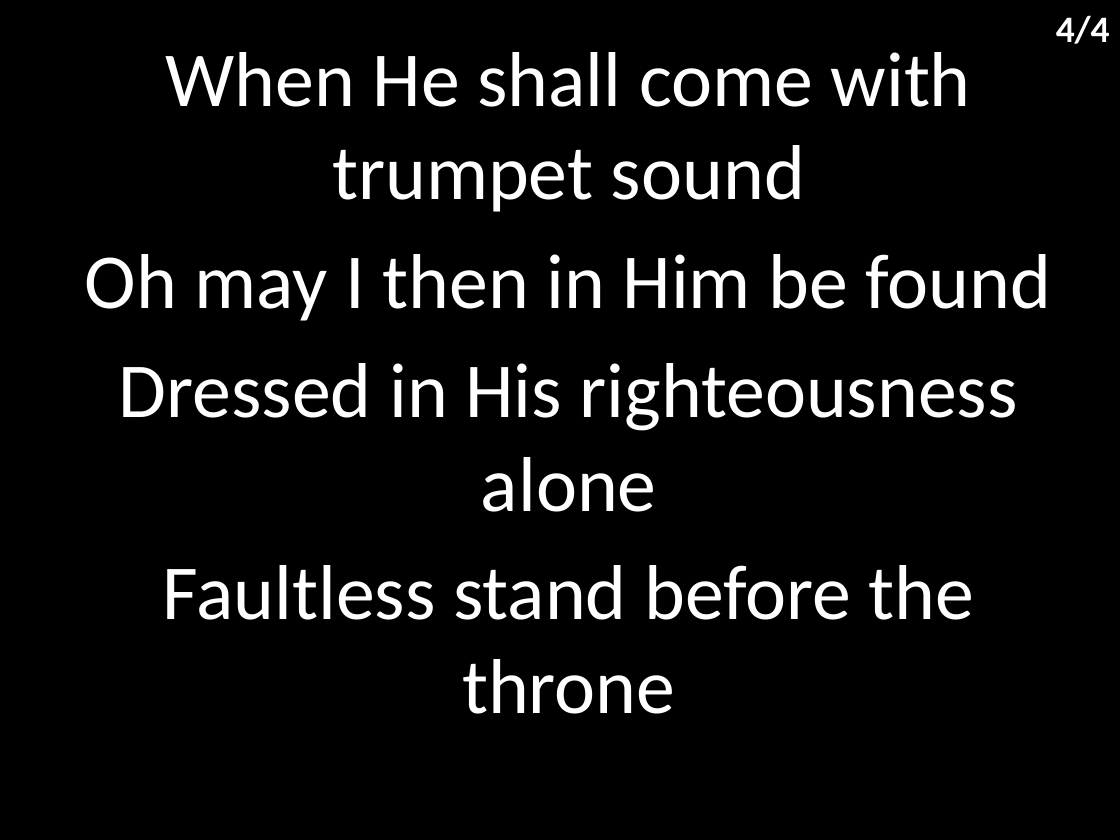
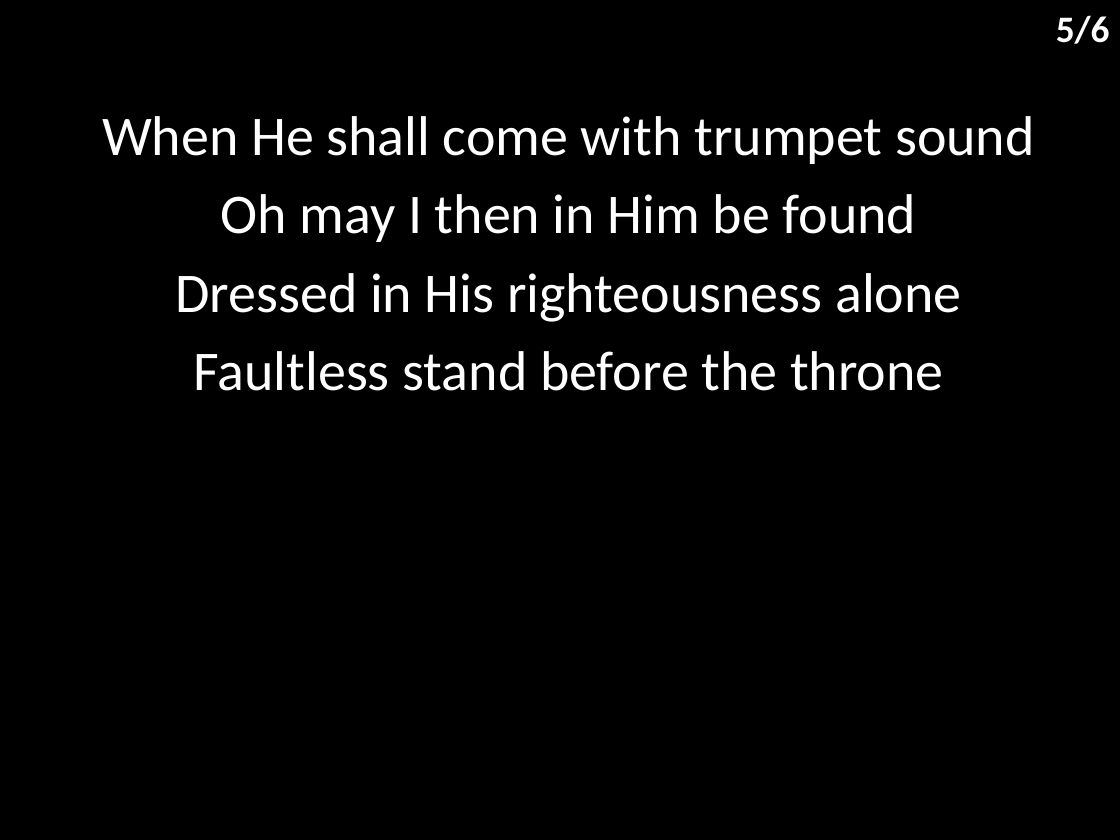
Before and after one commit to hoo-are-ya/worship, a slide deck: slide 6 of docs/songs/conerstone.pptx (slide 5 before the commit). Drawn at 1120x840 pixels with LibreOffice and Linux fonts; fonts in the diff are those of the drawing. Boxes give left, top, right and bottom in pixels: in the first picture for what was removed or moved away, otherwise in the second. Text is boxed around its words. In the diff, an @@ line names an element or a change of style, - is before the commit and + after.

```diff
--- a/docs/songs/conerstone.pptx
+++ b/docs/songs/conerstone.pptx
@@ text at bbox=[1056, 15, 1110, 44]: text changed @@
-4/4
+5/6
@@ subtitle "When He shall come with ...": place and size @@
-subtitle "When He shall come with ..." at bbox=[85, 52, 1052, 714]
+subtitle "When He shall come with ..." at bbox=[102, 116, 1035, 391]
@@ subtitle "When He shall come with ..." at bbox=[102, 116, 1035, 391]: size 50 to 36 pt; less space between paragraphs @@
```
Also in this commit, not shown: 3 other slides changed, 2 slides added, 4 other files.
